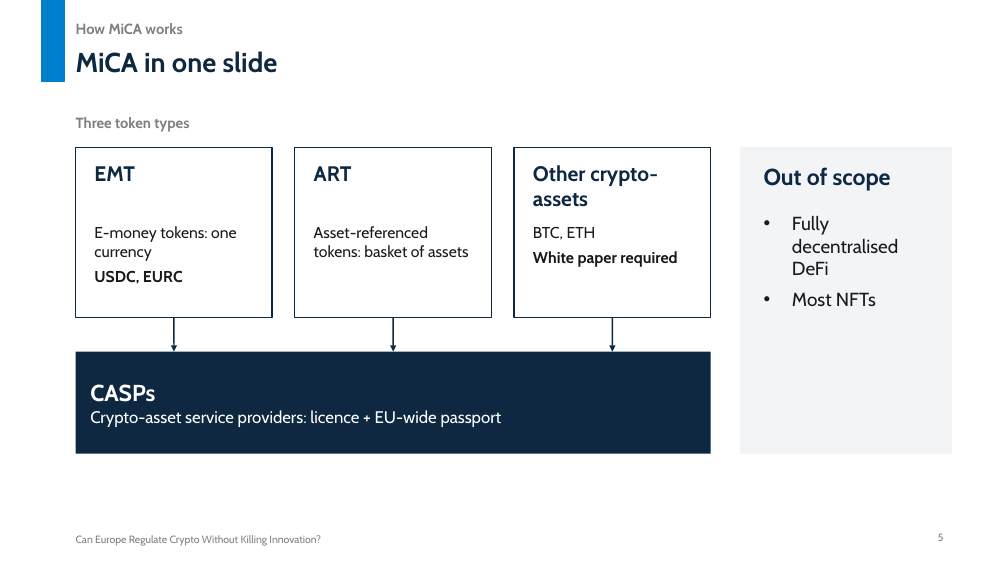
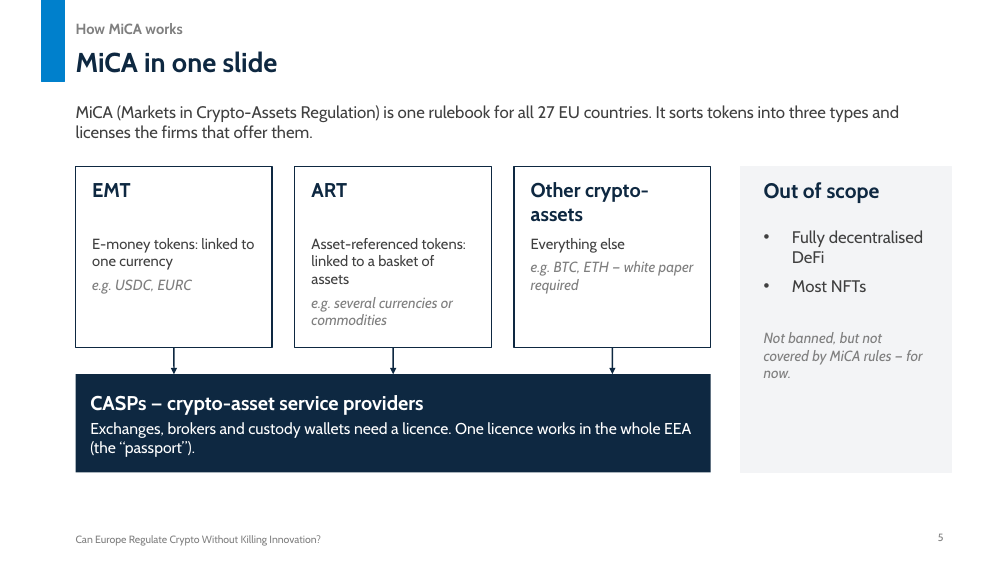
Before and after one commit to untitl333d/-frontend-slides, a slide deck: slide 5 of presentations/mica-seminar/MiCA_Crypto_Regulation_Seminar.pptx. Drawn at 1008x567 pixels with LibreOffice and Linux fonts; fonts in the diff are those of the drawing. Boxes give left, top, right and bottom in pixels: in the first picture for what was removed or moved away, otherwise in the second. Text is boxed around its words. In the diff, an @@ line names an element or a change of style, - is before the commit and + after.

```diff
--- a/presentations/mica-seminar/MiCA_Crypto_Regulation_Seminar.pptx
+++ b/presentations/mica-seminar/MiCA_Crypto_Regulation_Seminar.pptx
@@ text at [76, 105, 899, 138]: text changed; size 14 to 16 pt; text colour #7F7F7F to #404040; bold off @@
-Three token types
+MiCA (Markets in Crypto-Assets Regulation) is one rulebook for all 27 EU countries. It sorts tokens into three types and licenses the firms that offer them.
@@ rectangle: place and size @@
-rectangle at [76, 147, 272, 318]
+rectangle at [76, 166, 272, 348]
@@ text "EMT": place and size @@
-text "EMT" at [94, 166, 135, 181]
+text "EMT" at [92, 183, 130, 197]
@@ rectangle: place and size @@
-rectangle at [295, 147, 492, 318]
+rectangle at [295, 166, 492, 348]
@@ text "ART": place and size @@
-text "ART" at [314, 166, 352, 181]
+text "ART" at [311, 183, 347, 197]
@@ rectangle: place and size @@
-rectangle at [514, 147, 711, 318]
+rectangle at [514, 166, 711, 348]
@@ size 20 to 19 pt in 3 elements at [92, 183, 130, 197], [311, 183, 347, 197], [531, 182, 649, 222] @@
@@ text "Other crypto-assets": place and size @@
-text "Other crypto-assets" at [533, 165, 658, 207]
+text "Other crypto-assets" at [531, 182, 649, 222]
@@ rectangle: place and size @@
-rectangle at [741, 147, 951, 454]
+rectangle at [741, 166, 951, 473]
@@ text "Out of scope": place and size @@
-text "Out of scope" at [764, 167, 891, 191]
+text "Out of scope" at [764, 182, 880, 203]
@@ text "Out of scope" at [764, 182, 880, 203]: size 22 to 20 pt @@
@@ text at [92, 238, 254, 294]: text changed; size 15 to 14 pt; text colour #1A1A1A to #404040 @@
-E-money tokens: one currency
-USDC, EURC
+E-money tokens: linked to one currency
+e.g. USDC, EURC
@@ text at [311, 238, 466, 325]: text changed; size 15 to 14 pt; text colour #1A1A1A to #404040 @@
-Asset-referenced tokens: basket of assets
+Asset-referenced tokens: linked to a basket of assets
+e.g. several currencies or commodities
@@ text at [531, 238, 694, 294]: text changed; size 15 to 14 pt; text colour #1A1A1A to #7F7F7F; bold off; italic on @@
-BTC, ETH
-White paper required
+Everything else
+e.g. BTC, ETH — white paper required
@@ text "Fully decentralised DeFi": place and size @@
-text "Fully decentralised DeFi" at [792, 216, 898, 307]
+text "Fully decentralised DeFi" at [792, 230, 923, 292]
@@ text "Fully decentralised DeFi" at [792, 230, 923, 292]: size 18 to 16 pt, text colour #1A1A1A to #404040 @@
@@ arrow moved from (174, 318) - (174, 352) to (174, 348) - (174, 374) @@
@@ arrow moved from (393, 318) - (393, 352) to (393, 348) - (393, 374) @@
@@ arrow moved from (613, 318) - (613, 352) to (613, 348) - (613, 374) @@
@@ text added at [764, 332, 922, 378], 14 pt, text #7F7F7F, italic @@
+Not banned, but not covered by MiCA rules — for now.
@@ rectangle "CASPs — crypto-asset service providers": place and size @@
-rectangle "CASPs — crypto-asset service providers" at [76, 352, 711, 454]
+rectangle "CASPs — crypto-asset service providers" at [76, 374, 711, 473]
@@ text in rectangle at [90, 395, 691, 457]: text changed; size 16 to 15 pt @@
-CASPs
-Crypto-asset service providers: licence + EU-wide passport
+CASPs — crypto-asset service providers
+Exchanges, brokers and custody wallets need a licence. One licence works in the whole EEA (the “passport”).
```
Also in this commit, not shown: 13 other slides changed, 1 other file.
